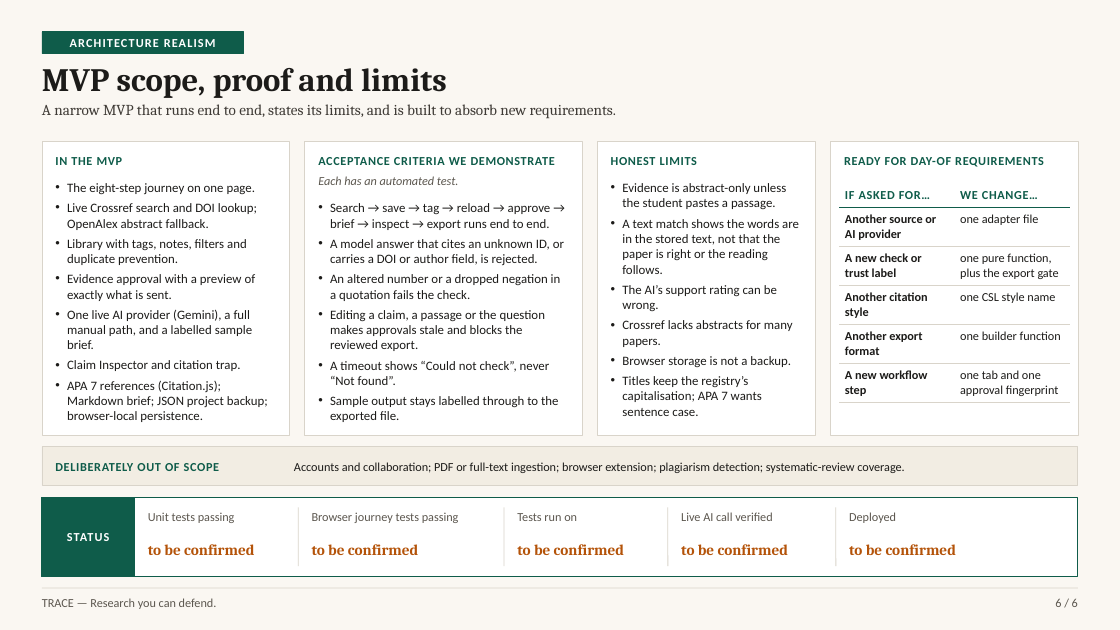
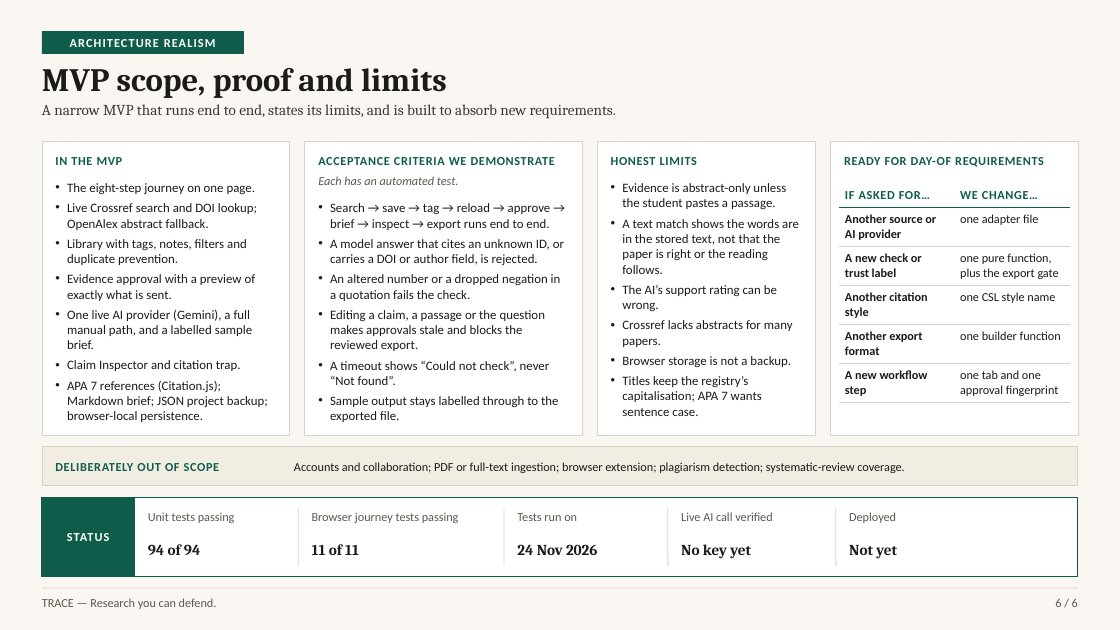
Before and after one commit to mercydeez/trace-hackathon, a slide deck: slide 6 of submissions/phase-1-deck.pptx. Drawn at 1120x630 pixels with LibreOffice and Linux fonts; fonts in the diff are those of the drawing. Boxes give left, top, right and bottom in pixels: in the first picture for what was removed or moved away, otherwise in the second. Text is boxed around its words. In the diff, an @@ line names an element or a change of style, - is before the commit and + after.

```diff
--- a/submissions/phase-1-deck.pptx
+++ b/submissions/phase-1-deck.pptx
@@ text at [148, 544, 200, 555]: text changed; text colour #B45309 to #1C1B19 @@
-to be confirmed
+94 of 94
@@ text at [312, 544, 359, 555]: text changed; text colour #B45309 to #1C1B19 @@
-to be confirmed
+11 of 11
@@ text at [517, 544, 598, 555]: text changed; text colour #B45309 to #1C1B19 @@
-to be confirmed
+24 Nov 2026
@@ text at [681, 544, 751, 559]: text changed; text colour #B45309 to #1C1B19 @@
-to be confirmed
+No key yet
@@ text at [849, 545, 897, 559]: text changed; text colour #B45309 to #1C1B19 @@
-to be confirmed
+Not yet
```
Also in this commit, not shown: 17 other files.
